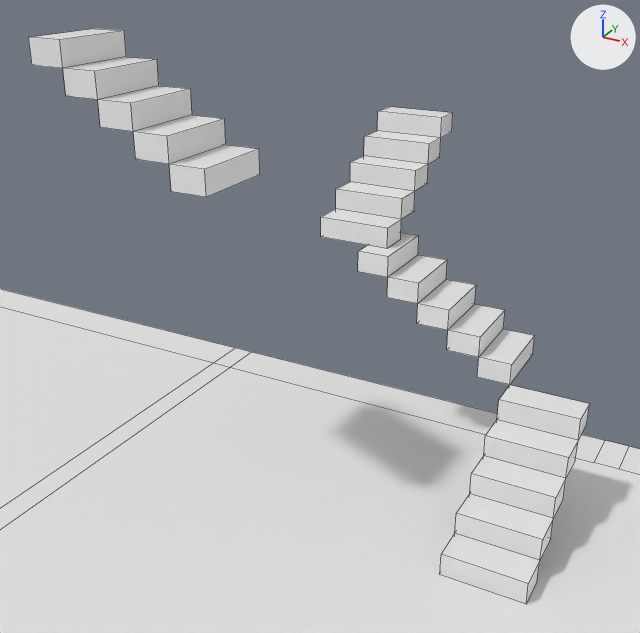
Two versions of the Blender file house_modeling.blend, one commit apart.
Camera for both pictures: a 50 mm camera at (2.81, -1.52, 4.03) aimed at (-0.18, 3.92, 1.31). Arrows for +X, +Y and +Z are at upper right; the lights stay in place. Mesh edges are drawn as thin lines.
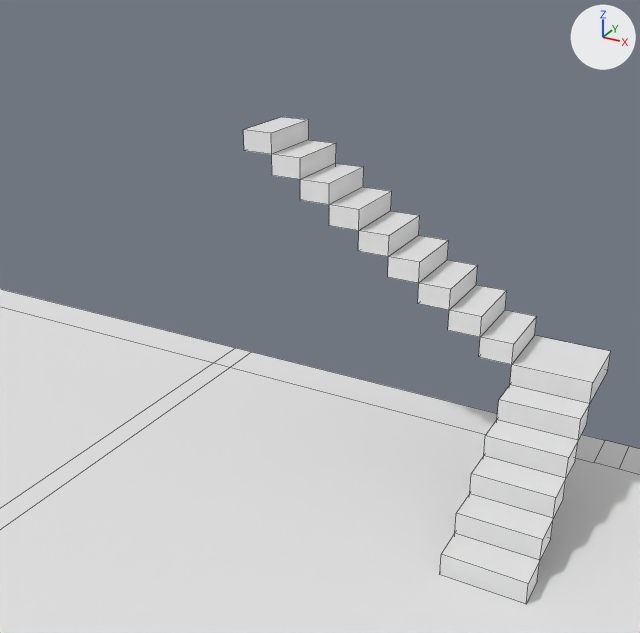
Commit message: house modeling - Building first stairs

ob_empty_001 is not drawn itself; it is used by a modifier of ob_cube.
ob_empty is not drawn itself; it is used by a modifier of ob_cube.

Boxes (x1, y1, x2, y2) around the edits, measured in the pictures (640 x 633 px):
'Cube', reshaped, modifiers changed (73% narrower, 62% shorter): before (29, 29, 590, 604); after (440, 385, 590, 604)
'Cube.001', added: after (243, 117, 537, 365)
'Cube.002', added: after (510, 336, 611, 404)

The edits, one by one:
Mesh me_cube_001 is new.
It is a box spanning x -1.0..1.0, y -1.0..1.0, z -1.0..1.0.
Object 'Empty.001' (ob_empty_001) is deleted.
Object 'Empty' (ob_empty) is deleted.
Object 'Cube' (ob_cube) loses its ARRAY modifier named 'Array.001'.
Modifier setting removed (it was constant_offset_displace = (0.0, 0.0, 0.0)).
Modifier setting removed (it was use_relative_offset = False).
Modifier setting removed (it was use_merge_vertices = True).
Modifier setting removed (it was use_merge_vertices_cap = True).
Modifier setting removed (it was use_object_offset = True).
Modifier setting removed (it was offset_object = ob_empty_001).
Object 'Cube' (ob_cube) loses its ARRAY modifier named 'Array.000'.
Modifier setting removed (it was constant_offset_displace = (0.0, 0.0, 0.0)).
Modifier setting removed (it was use_relative_offset = False).
Modifier setting removed (it was use_merge_vertices = True).
Modifier setting removed (it was use_merge_vertices_cap = True).
Modifier setting removed (it was use_object_offset = True).
Modifier setting removed (it was offset_object = ob_empty).
Object 'Cube.001' (ob_cube_001) is new; it shows me_cube_001.
Its location is (1.07, 4.7, 1.105).
Its rotation in degrees is (0, 0, 90).
Its scale is (0.3, 0.13, 0.085).
It gains a ARRAY modifier named 'Array'.
Modifier setting: count = 9.
Modifier setting: constant_offset_displace = (0.0, 2.26, 0.17).
Modifier setting: relative_offset_displace = (0.0, 1.0, 1.0).
Modifier setting: use_merge_vertices = True.
Object 'Cube.002' (ob_cube_002) is new; it shows a copy of the mesh of ob_cube.
Its location is (1.5, 4.7, 0.935).
Its scale is (0.3, 0.3, 0.085).
